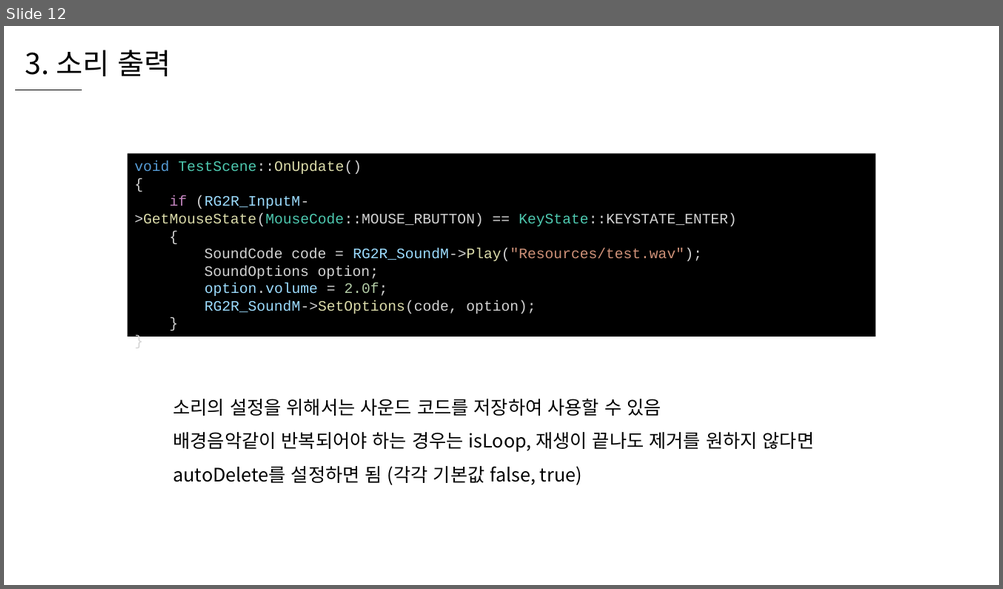
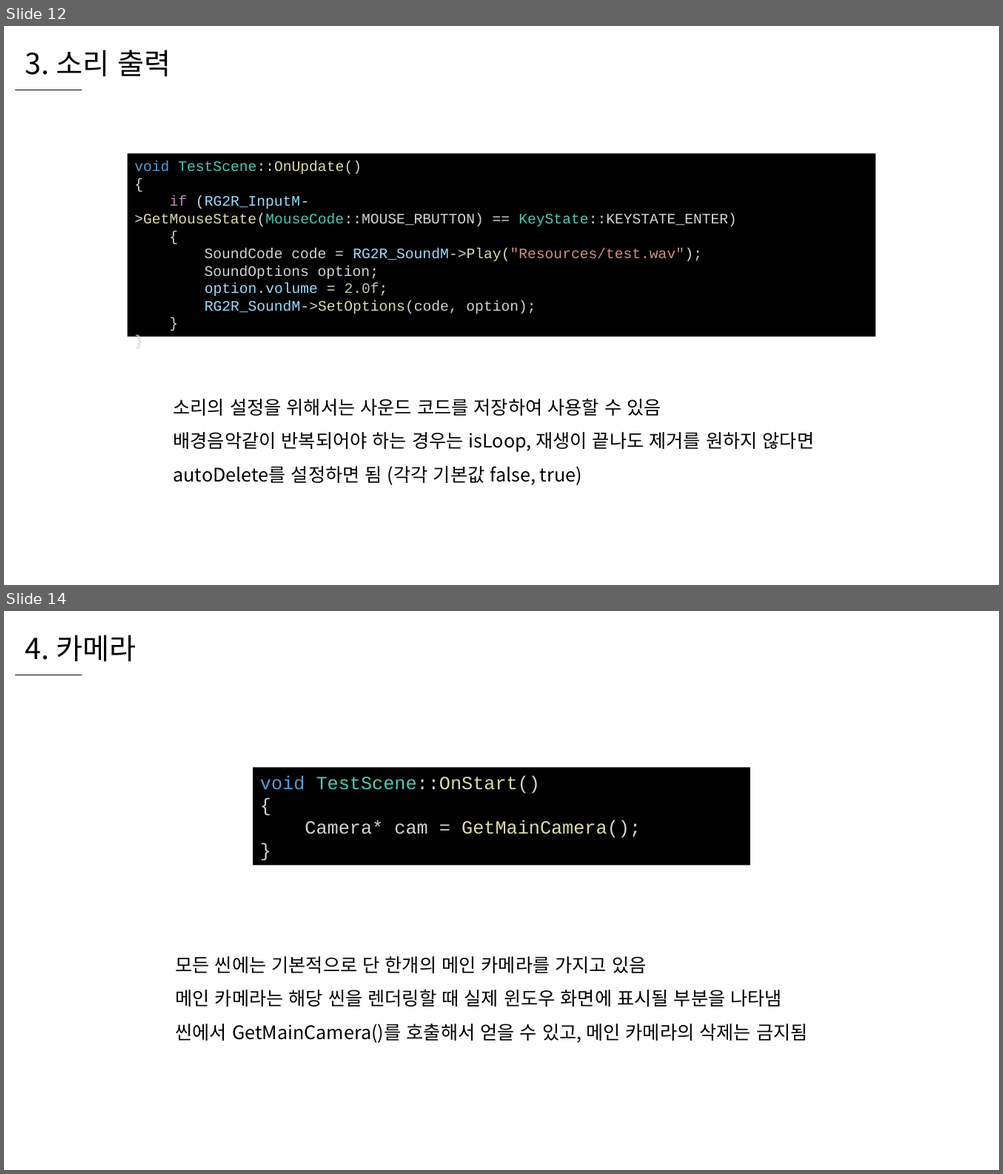
Before and after one commit to WooLyung/2021-RG-Lecture, a slide deck: 수업 자료/6 - RG 엔진 기초.pptx. Shown one above the other, each under a label of ours: slide 12 before the commit, slides 12 and 14 after it; the slides between them are not shown. The pictures are 1003x589 and 1003x1174 pixels, drawn with LibreOffice and Linux fonts; fonts in the diff are those of the drawing. Boxes give left, top, right and bottom in pixels: in the first picture for what was removed or moved away, otherwise in the second. Text is boxed around its words. In the diff, an @@ line names an element or a change of style, - is before the commit and + after.

```diff
--- a/수업 자료/6 - RG 엔진 기초.pptx
+++ b/수업 자료/6 - RG 엔진 기초.pptx
@@ slide 14 added at (4,611,999,1170), background #FFFFFF @@
@@ text added at (25,635,136,661), 28 pt, text #000000 @@
+4. 카메라
@@ line added from (14, 675) to (82, 675), #000000 0.5 pt @@
@@ rectangle added at (253,768,750,866), fill #000000, 18 pt, text #D4D4D4 @@
+void TestScene::OnStart()
+{
+Camera* cam = GetMainCamera();
+}
@@ text added at (176,957,808,1043), 18 pt, text #000000 @@
+모든 씬에는 기본적으로 단 한개의 메인 카메라를 가지고 있음
+메인 카메라는 해당 씬을 렌더링할 때 실제 윈도우 화면에 표시될 부분을 나타냄
+씬에서 GetMainCamera()를 호출해서 얻을 수 있고, 메인 카메라의 삭제는 금지됨
```
Also in this commit, not shown: 1 slide changed, 2 other slides added.
